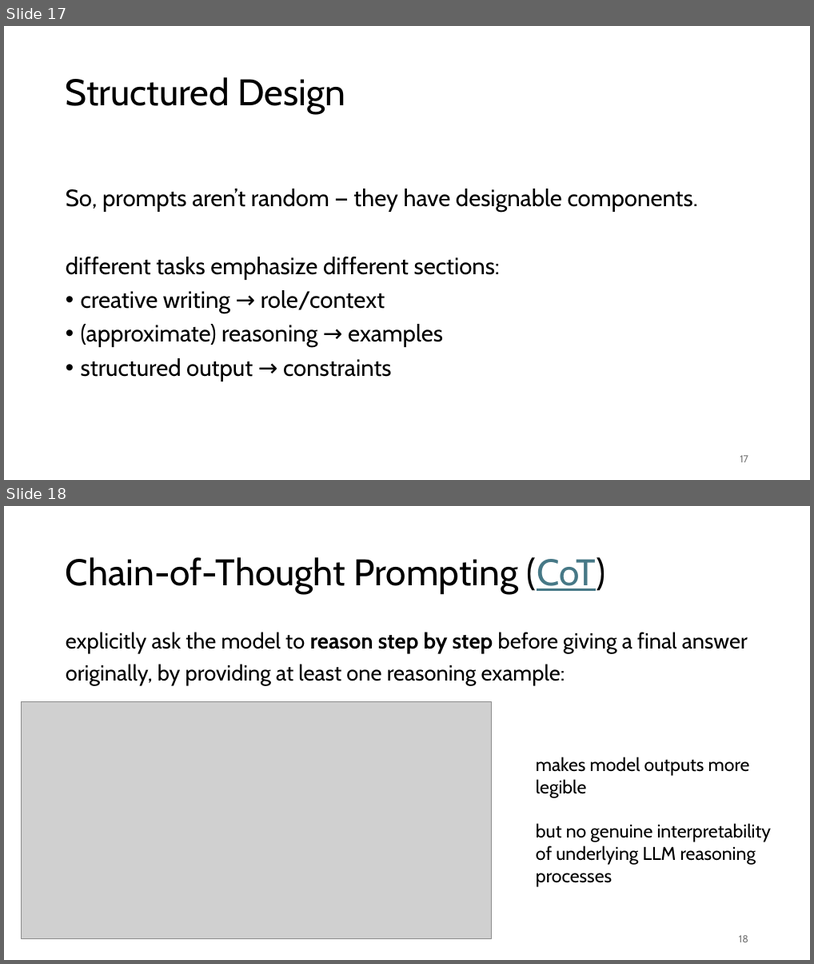
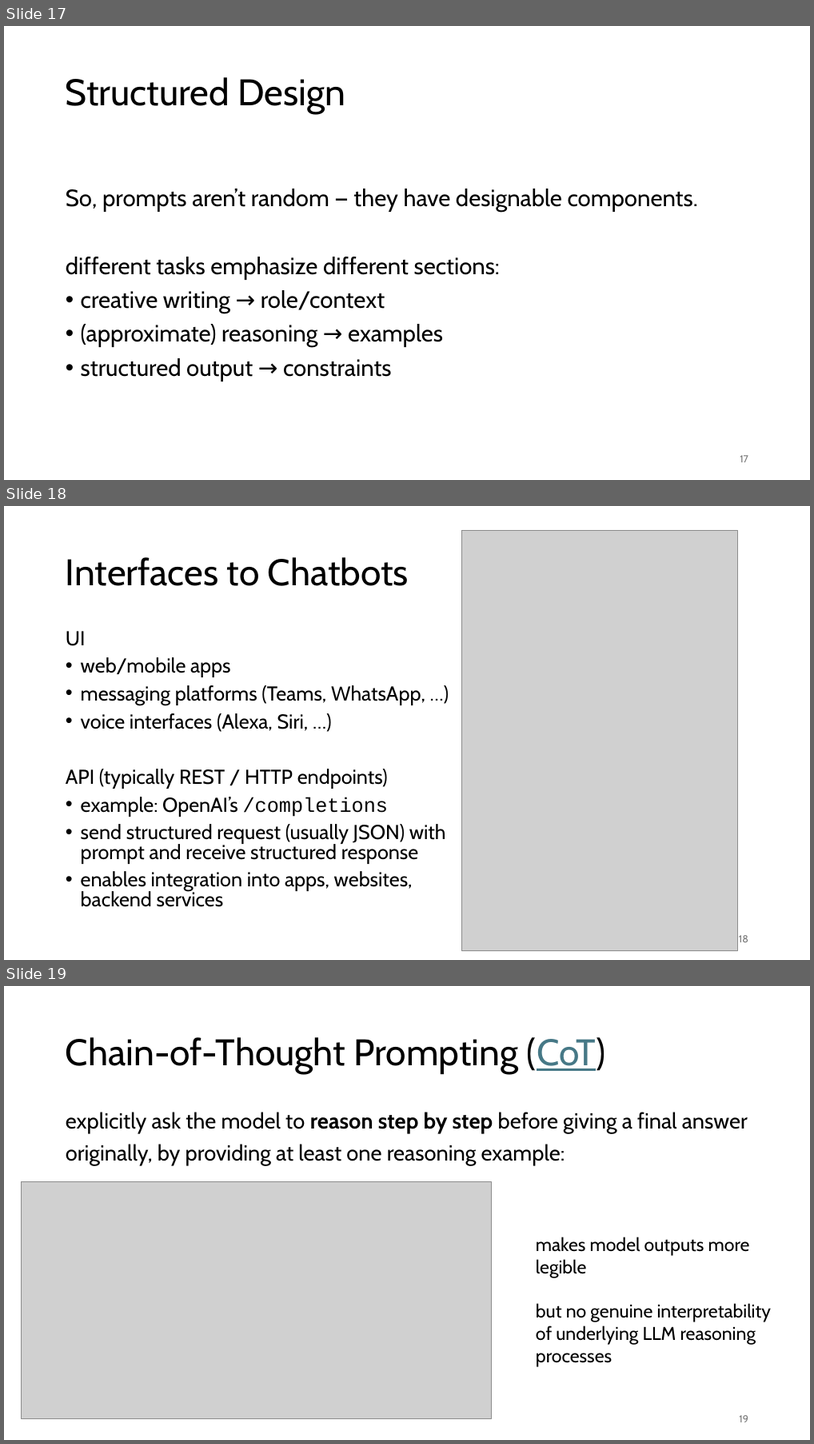
Before and after one commit to FelixWick/language_models, a slide deck: slides/4_context_engineering.pptx. Shown one above the other, each under a label of ours: slides 17 and 18 before the commit, slides 17, 18 and 19 after it. The pictures are 814x964 and 814x1444 pixels, drawn with LibreOffice and Linux fonts; fonts in the diff are those of the drawing; grey boxes stand for pictures. Boxes give left, top, right and bottom in pixels: in the first picture for what was removed or moved away, otherwise in the second. Text is boxed around its words. In the diff, an @@ line names an element or a change of style, - is before the commit and + after.

Commit message:
examples and next-lecture references

```diff
--- a/slides/4_context_engineering.pptx
+++ b/slides/4_context_engineering.pptx
@@ slide 18 added at [4, 506, 810, 960], background #FFFFFF @@
@@ picture added at [462, 530, 738, 951] @@
@@ title added at [66, 557, 409, 586], 44 pt, text #000000 @@
+Interfaces to Chatbots
@@ text added at [66, 631, 446, 907], 24 pt, text #000000 @@
+UI
+• web/mobile apps
+• messaging platforms (Teams, WhatsApp, …)
+• voice interfaces (Alexa, Siri, …)
+API (typically REST / HTTP endpoints)
+• example: OpenAI’s /completions
+• send structured request (usually JSON) with prompt and receive structured response
+• enables integration into apps, websites, backend services
@@ page number added at [739, 935, 749, 942], 12 pt, text #797979 @@
+18
@@ what was slide 18 is now slide 19 @@
@@ page number at [739, 1415, 749, 1422]: text changed @@
-18
+19
```
Also in this commit, not shown: 1 slide changed, 3 other slides added, 8 other files.
